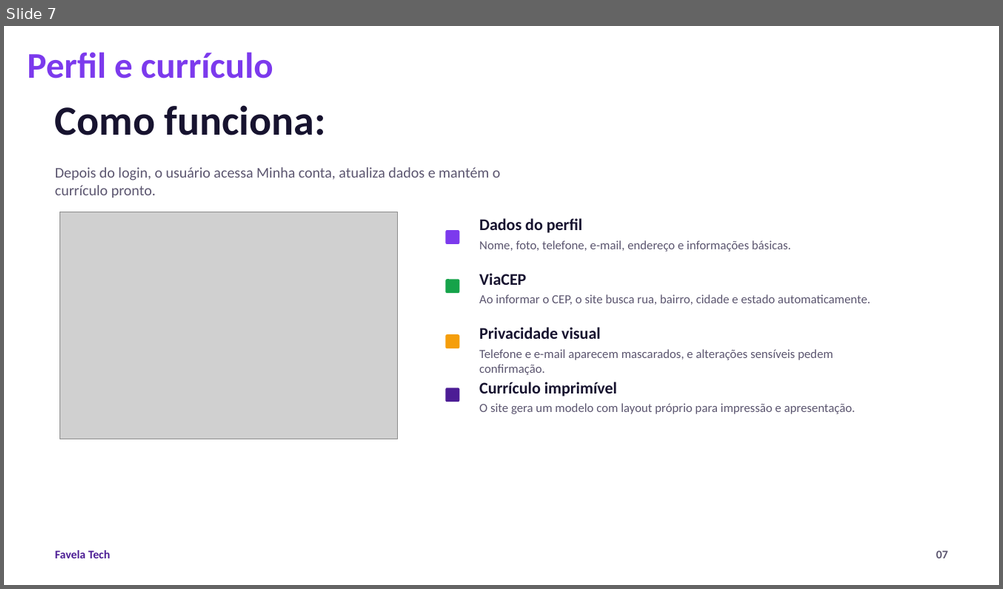
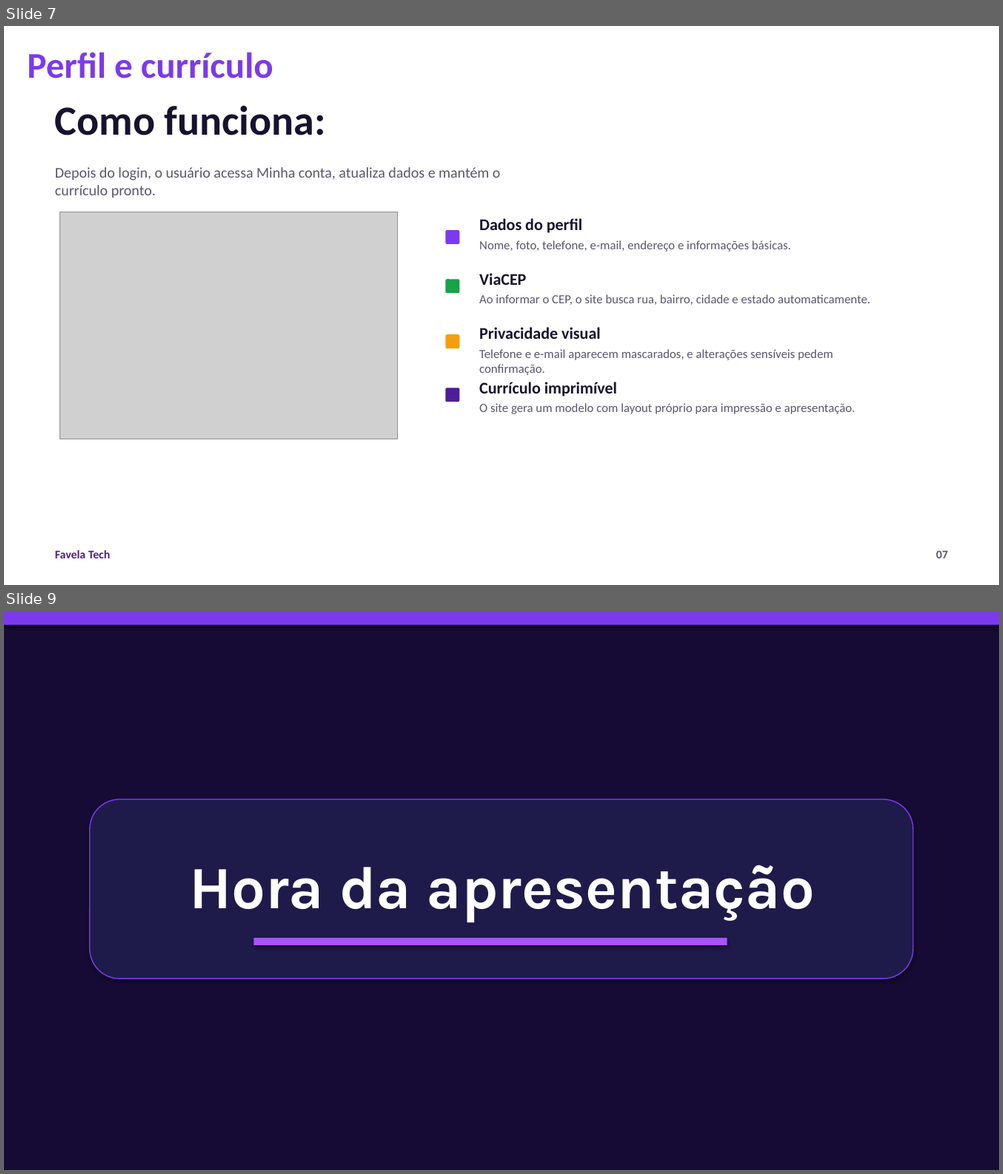
Before and after one commit to victor-hugor-log/Projeto-Final, a slide deck: pitch/favela-tech-apresentacao.pptx. Shown one above the other, each under a label of ours: slide 7 before the commit, slides 7 and 9 after it; the slides between them are not shown. The pictures are 1003x589 and 1003x1174 pixels, drawn with LibreOffice and Linux fonts; fonts in the diff are those of the drawing; grey boxes stand for pictures. Boxes give left, top, right and bottom in pixels: in the first picture for what was removed or moved away, otherwise in the second. Text is boxed around its words. In the diff, an @@ line names an element or a change of style, - is before the commit and + after.

```diff
--- a/pitch/favela-tech-apresentacao.pptx
+++ b/pitch/favela-tech-apresentacao.pptx
@@ slide 9 added at bbox=[4, 611, 999, 1170], background #FFFFFF @@
@@ rectangle added at bbox=[4, 611, 999, 1170], fill #160B35 @@
@@ rectangle added at bbox=[4, 611, 999, 625], fill #7C3AED @@
@@ rounded rectangle added at bbox=[90, 800, 913, 980], fill #1E1B4B, outline #7C3AED 1 pt @@
@@ text added at bbox=[189, 865, 814, 923], 58 pt, text #FFFFFF, bold @@
+Hora da apresentação
@@ rectangle added at bbox=[254, 939, 727, 946], fill #A855F7 @@
```
Also in this commit, not shown: 3 slides changed, 6 other files.
